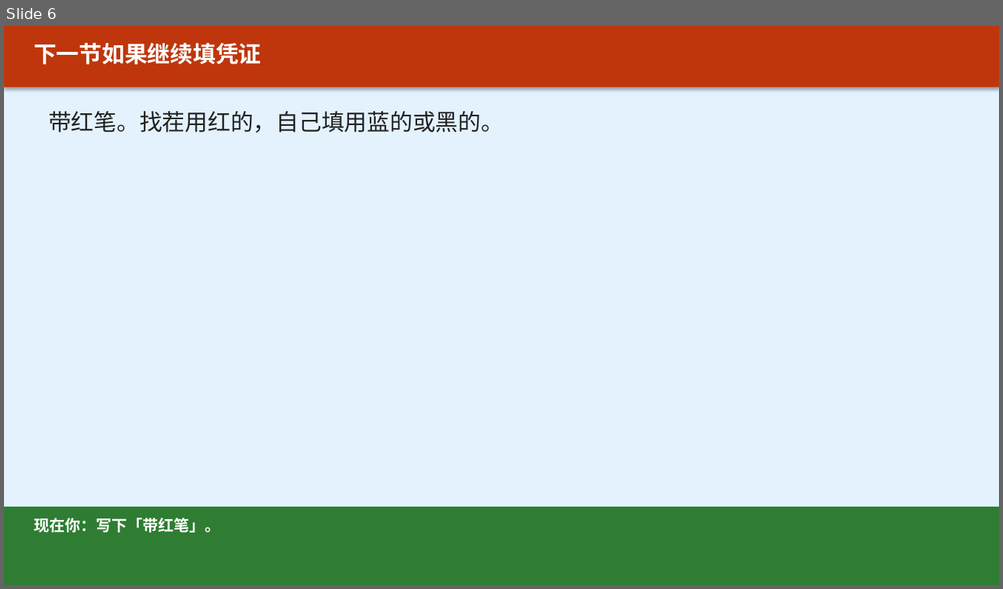
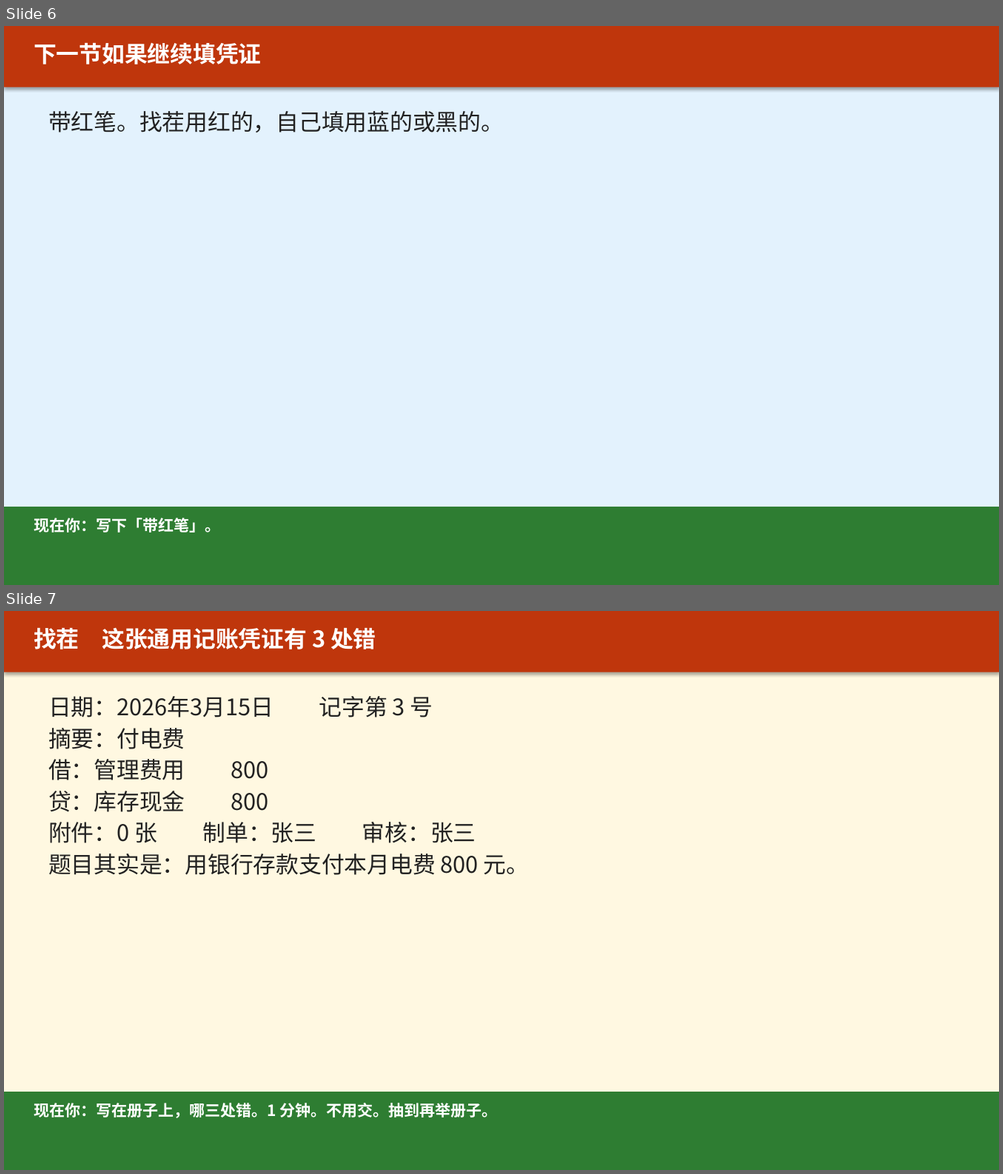
Before and after one commit to xuehui003-1/jichukuaiji, a slide deck: 04_项目四_填制和审核会计凭证/04-00_项目四_上课投影_v1.0_20260821.pptx. Shown one above the other, each under a label of ours: slide 6 before the commit, slides 6 and 7 after it. The pictures are 1003x589 and 1003x1174 pixels, drawn with LibreOffice and Linux fonts; fonts in the diff are those of the drawing. Boxes give left, top, right and bottom in pixels: in the first picture for what was removed or moved away, otherwise in the second. Text is boxed around its words. In the diff, an @@ line names an element or a change of style, - is before the commit and + after.

Commit message:
任务写在讲到那一页的课件上：项目一讲完四张图才布置连讲，项目四看完连环画才配音
C14改成活动日专用，平时下课看各项目收工页。删掉两句对话的假配音和未讲科目就考借贷。

```diff
--- a/04_项目四_填制和审核会计凭证/04-00_项目四_上课投影_v1.0_20260821.pptx
+++ b/04_项目四_填制和审核会计凭证/04-00_项目四_上课投影_v1.0_20260821.pptx
@@ slide 7 added at bbox=[4, 611, 999, 1170], background #FFFFFF @@
@@ rectangle added at bbox=[4, 611, 999, 1170], fill #FFF8E1 @@
@@ rectangle added at bbox=[4, 611, 999, 672], fill #BF360C @@
@@ text added at bbox=[34, 627, 376, 649], 22 pt, text #FFFFFF, bold @@
+找茬 这张通用记账凭证有 3 处错
@@ text added at bbox=[48, 696, 529, 875], 22 pt, text #212121 @@
+日期：2026年3月15日 记字第 3 号
+摘要：付电费
+借：管理费用 800
+贷：库存现金 800
+附件：0 张 制单：张三 审核：张三
+题目其实是：用银行存款支付本月电费 800 元。
@@ rectangle added at bbox=[4, 1092, 999, 1170], fill #2E7D32 @@
@@ text added at bbox=[34, 1103, 497, 1119], 15 pt, text #FFFFFF, bold @@
+现在你：写在册子上，哪三处错。1 分钟。不用交。抽到再举册子。
```
Also in this commit, not shown: 2 slides changed, 7 other slides added, 3 other files.
